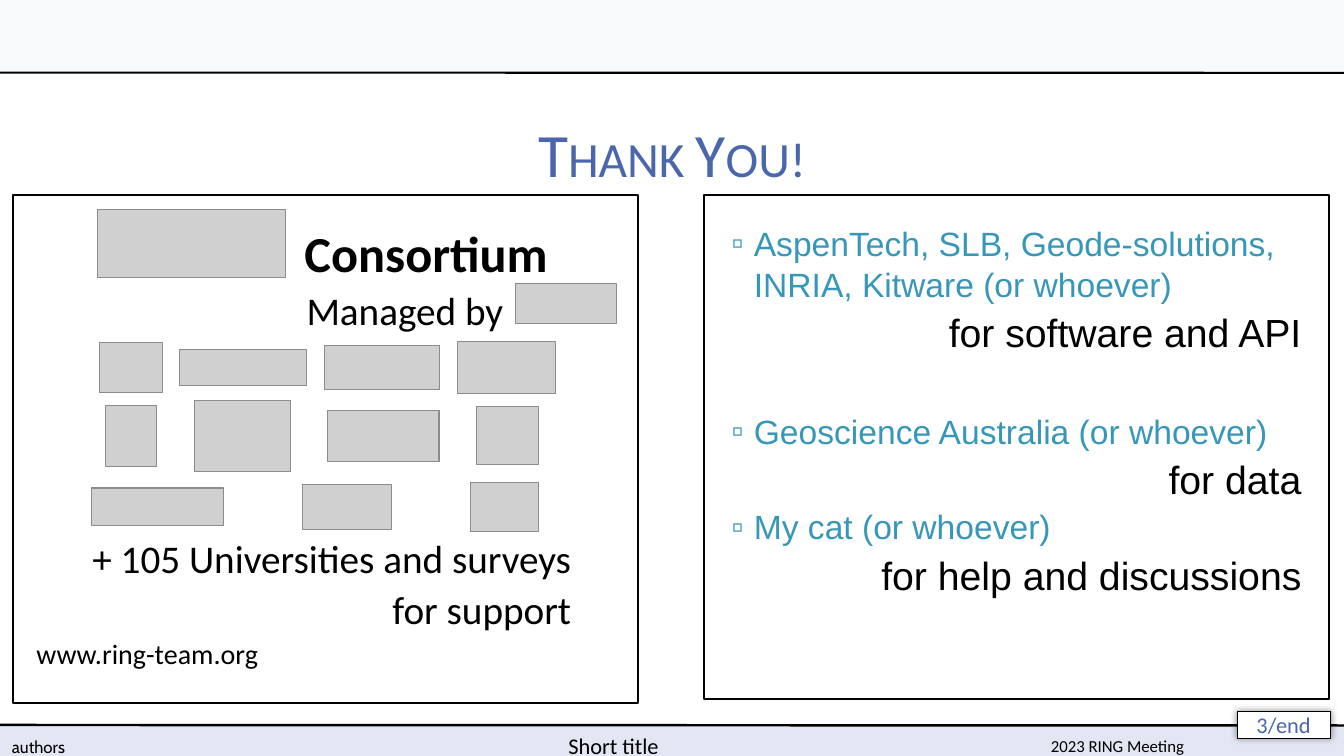
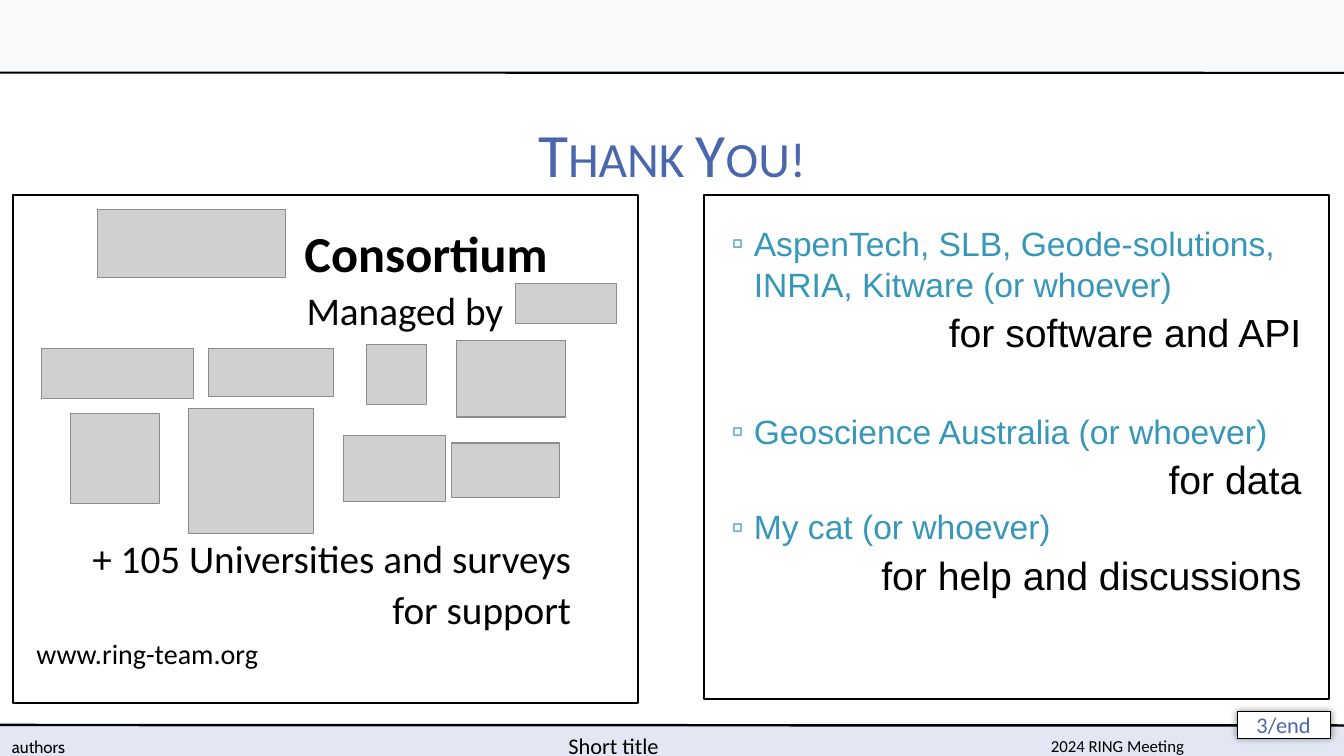
Before and after one commit to ring-papers/RINGMeeting_template, a slide deck: slide 3 of slides/RINGMeeting_slides.potx. Drawn at 1344x756 pixels with LibreOffice and Linux fonts; fonts in the diff are those of the drawing; grey boxes stand for pictures; background and template pictures are left out. Boxes give left, top, right and bottom in pixels: in the first picture for what was removed or moved away, otherwise in the second. Text is boxed around its words. In the diff, an @@ line names an element or a change of style, - is before the commit and + after.

```diff
--- a/slides/RINGMeeting_slides.potx
+++ b/slides/RINGMeeting_slides.potx
@@ picture added at (x1=41, y1=349, x2=193, y2=399) @@
@@ picture resized from (x1=325, y1=345, x2=441, y2=390) to (x1=209, y1=349, x2=334, y2=397) @@
@@ picture added at (x1=366, y1=345, x2=426, y2=405) @@
@@ picture resized from (x1=458, y1=342, x2=556, y2=394) to (x1=457, y1=340, x2=566, y2=416) @@
@@ picture added at (x1=71, y1=414, x2=160, y2=504) @@
@@ picture added at (x1=189, y1=408, x2=314, y2=533) @@
@@ picture added at (x1=344, y1=437, x2=446, y2=502) @@
@@ picture added at (x1=452, y1=443, x2=560, y2=497) @@
@@ group removed at (x1=84, y1=323, x2=568, y2=543): 9 pictures, 1 rectangle @@
@@ text at (x1=1051, y1=740, x2=1184, y2=755): text changed @@
-2023 RING Meeting
+2024 RING Meeting
```
Also in this commit, not shown: 1 slide added, 1 slide removed.
